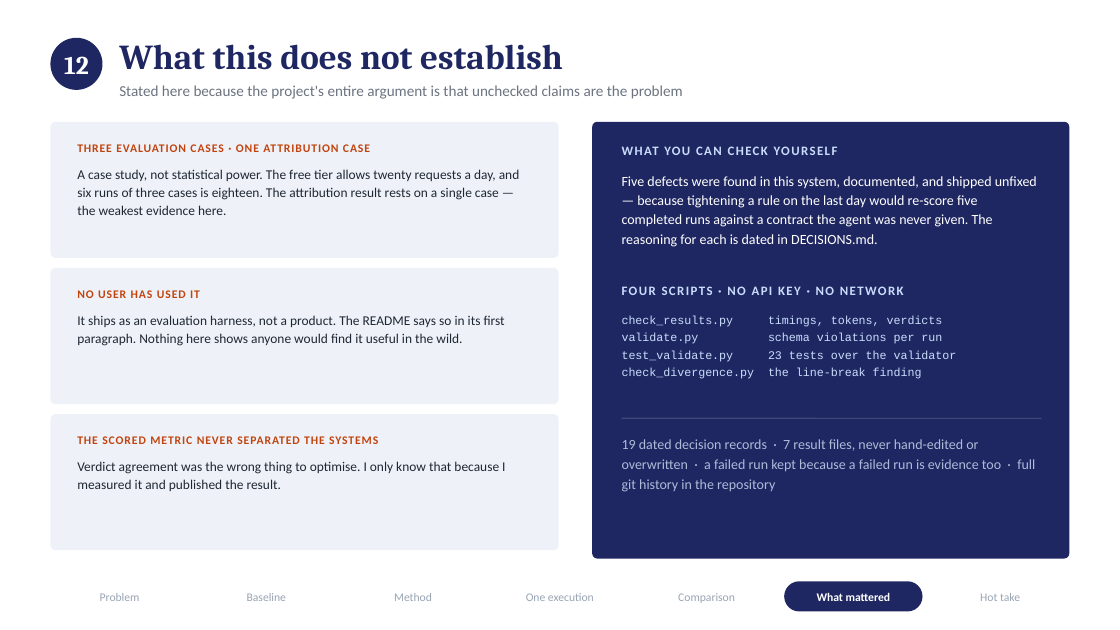
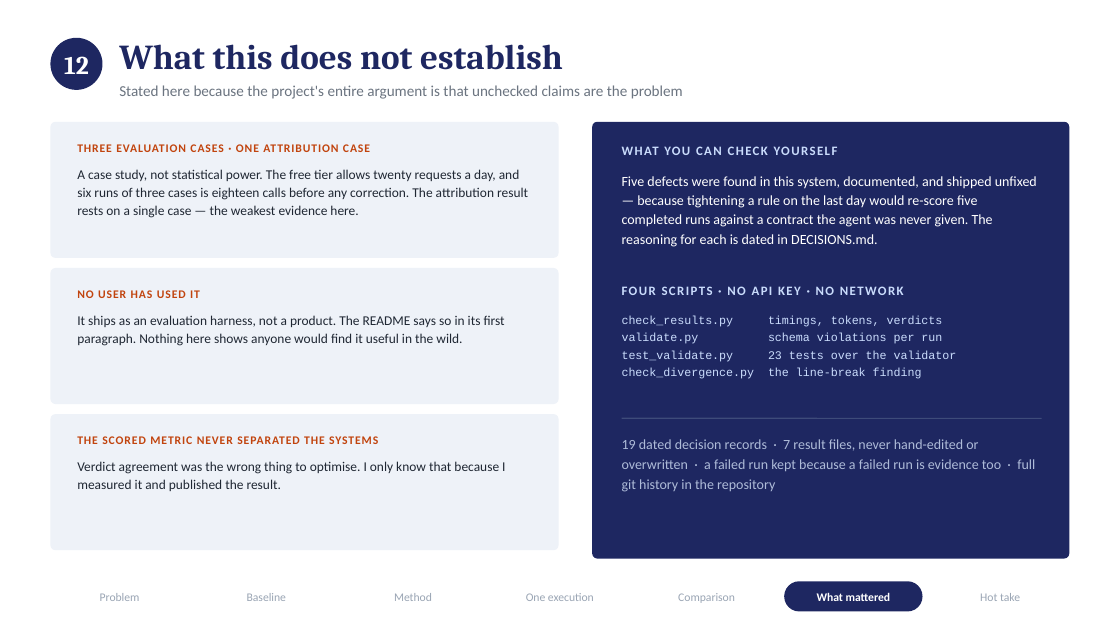
Before and after one commit to DKL59/Micro1_Challenge, a slide deck: slide 13 of presentation/PRAMAAN.pptx. Drawn at 1120x630 pixels with LibreOffice and Linux fonts; fonts in the diff are those of the drawing. Boxes give left, top, right and bottom in pixels: in the first picture for what was removed or moved away, otherwise in the second. Text is boxed around its words. In the diff, an @@ line names an element or a change of style, - is before the commit and + after.

```diff
--- a/presentation/PRAMAAN.pptx
+++ b/presentation/PRAMAAN.pptx
@@ text at box(77, 169, 528, 218): text changed @@
-A case study, not statistical power. The free tier allows twenty requests a day, and six runs of three cases is eighteen. The attribution result rests on a single case — the weakest evidence here.
+A case study, not statistical power. The free tier allows twenty requests a day, and six runs of three cases is eighteen calls before any correction. The attribution result rests on a single case — the weakest evidence here.
```
Also in this commit, not shown: 4 other slides changed, 1 other file.
